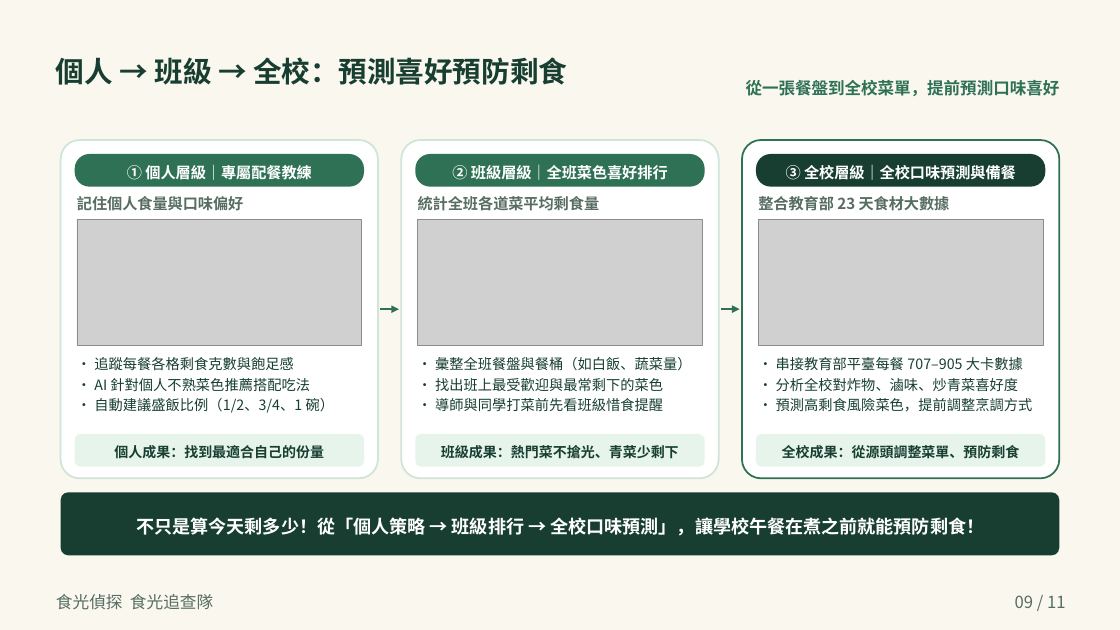
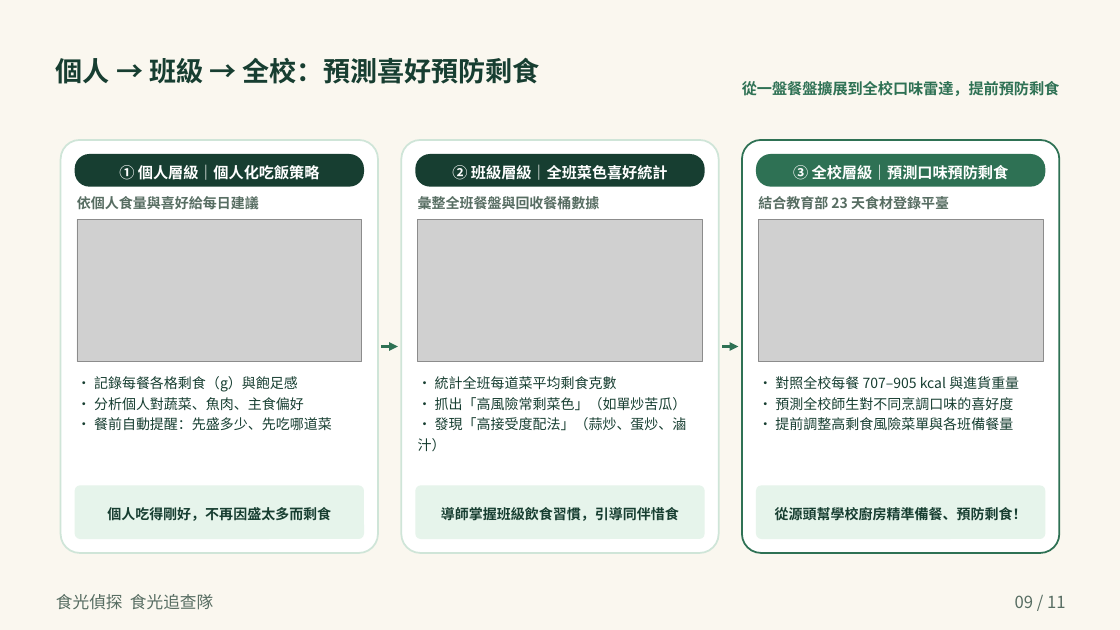
Before and after one commit to timdirty/taibei-student-explorers, a slide deck: slide 9 of slides/食光偵探_11頁學生簡報.pptx. Drawn at 1120x630 pixels with LibreOffice and Linux fonts; fonts in the diff are those of the drawing; grey boxes stand for pictures. Boxes give left, top, right and bottom in pixels: in the first picture for what was removed or moved away, otherwise in the second. Text is boxed around its words. In the diff, an @@ line names an element or a change of style, - is before the commit and + after.

```diff
--- a/slides/食光偵探_11頁學生簡報.pptx
+++ b/slides/食光偵探_11頁學生簡報.pptx
@@ text "個人 → 班級 → 全校：預測喜好預防剩食" at box(56, 58, 540, 84): size 24.5 to 23.2 pt @@
@@ text at box(742, 81, 1060, 96): text changed; size 14.2 to 13 pt @@
-從一張餐盤到全校菜單，提前預測口味喜好
+從一盤餐盤擴展到全校口味雷達，提前預防剩食
@@ rounded rectangle: place and size @@
-rounded rectangle at box(60, 140, 378, 479)
+rounded rectangle at box(60, 140, 378, 554)
@@ rounded rectangle: place and size @@
-rounded rectangle at box(402, 140, 719, 479)
+rounded rectangle at box(402, 140, 719, 554)
@@ rounded rectangle: place and size @@
-rounded rectangle at box(742, 140, 1060, 479)
+rounded rectangle at box(742, 140, 1060, 554)
@@ rounded rectangle at box(75, 154, 364, 187): fill #2E7154 to #173E31 @@
@@ text at box(119, 164, 320, 180): text changed @@
-① 個人層級｜專屬配餐教練
+① 個人層級｜個人化吃飯策略
@@ rounded rectangle at box(415, 154, 704, 187): fill #2E7154 to #173E31 @@
@@ text at box(452, 165, 668, 180): text changed @@
-② 班級層級｜全班菜色喜好排行
+② 班級層級｜全班菜色喜好統計
@@ rounded rectangle at box(756, 154, 1045, 187): fill #173E31 to #2E7154 @@
@@ text at box(793, 164, 1009, 180): text changed @@
-③ 全校層級｜全校口味預測與備餐
+③ 全校層級｜預測口味預防剩食
@@ text at box(77, 196, 259, 209): text changed; size 13 to 12 pt @@
-記住個人食量與口味偏好
+依個人食量與喜好給每日建議
@@ text at box(418, 194, 600, 212): text changed; size 13 to 12 pt @@
-統計全班各道菜平均剩食量
+彙整全班餐盤與回收餐桶數據
@@ text at box(758, 196, 949, 209): text changed; size 13 to 12 pt @@
-整合教育部 23 天食材大數據
+結合教育部 23 天食材登錄平臺
@@ picture: place and size @@
-picture at box(77, 219, 362, 345)
+picture at box(77, 219, 362, 361)
@@ picture: place and size @@
-picture at box(418, 219, 702, 345)
+picture at box(418, 219, 702, 361)
@@ picture: place and size @@
-picture at box(759, 219, 1044, 345)
+picture at box(759, 219, 1044, 361)
@@ arrow moved from (381, 309) - (399, 309) to (381, 346) - (398, 346) @@
@@ arrow (381, 346) - (398, 346): stroke #2E7154 2.2 pt to #2E7154 2.5 pt @@
@@ arrow moved from (721, 309) - (740, 309) to (723, 346) - (739, 346) @@
@@ arrow (723, 346) - (739, 346): stroke #2E7154 2.2 pt to #2E7154 2.5 pt @@
@@ text at box(94, 376, 332, 430): text changed; size 12.2 to 12 pt @@
-• 追蹤每餐各格剩食克數與飽足感
-• AI 針對個人不熟菜色推薦搭配吃法
-• 自動建議盛飯比例（1/2、3/4、1 碗）
+• 記錄每餐各格剩食（g）與飽足感
+• 分析個人對蔬菜、魚肉、主食偏好
+• 餐前自動提醒：先盛多少、先吃哪道菜
@@ text at box(418, 376, 687, 451): text changed; size 12.2 to 12 pt @@
-• 彙整全班餐盤與餐桶（如白飯、蔬菜量）
-• 找出班上最受歡迎與最常剩下的菜色
-• 導師與同學打菜前先看班級惜食提醒
+• 統計全班每道菜平均剩食克數
+• 抓出「高風險常剩菜色」（如單炒苦瓜）
+• 發現「高接受度配法」（蒜炒、蛋炒、滷汁）
@@ text at box(775, 376, 1019, 430): text changed; size 12.2 to 12 pt @@
-• 串接教育部平臺每餐 707–905 大卡數據
-• 分析全校對炸物、滷味、炒青菜喜好度
-• 預測高剩食風險菜色，提前調整烹調方式
+• 對照全校每餐 707–905 kcal 與進貨重量
+• 預測全校師生對不同烹調口味的喜好度
+• 提前調整高剩食風險菜單與各班備餐量
@@ rounded rectangle removed at box(60, 492, 1060, 555) @@
@@ rounded rectangle: place and size @@
-rounded rectangle at box(75, 434, 364, 467)
+rounded rectangle at box(75, 486, 364, 539)
@@ text at box(107, 507, 331, 521): text changed @@
-個人成果：找到最適合自己的份量
+個人吃得剛好，不再因盛太多而剩食
@@ rounded rectangle: place and size @@
-rounded rectangle at box(415, 434, 704, 467)
+rounded rectangle at box(415, 486, 704, 539)
@@ text at box(441, 507, 679, 521): text changed @@
-班級成果：熱門菜不搶光、青菜少剩下
+導師掌握班級飲食習慣，引導同伴惜食
@@ proportions changed in 3 elements at box(75, 486, 364, 539), box(415, 486, 704, 539), box(756, 486, 1045, 539) @@
@@ rounded rectangle: place and size @@
-rounded rectangle at box(756, 434, 1045, 467)
+rounded rectangle at box(756, 486, 1045, 539)
@@ text at box(775, 507, 1027, 520): text changed @@
-全校成果：從源頭調整菜單、預防剩食
+從源頭幫學校廚房精準備餐、預防剩食！
@@ text removed at box(136, 517, 984, 536) @@
-不只是算今天剩多少！從「個人策略 → 班級排行 → 全校口味預測」，讓學校午餐在煮之前就能預防剩食！
```
Also in this commit, not shown: 9 other slides changed, 29 other files.
